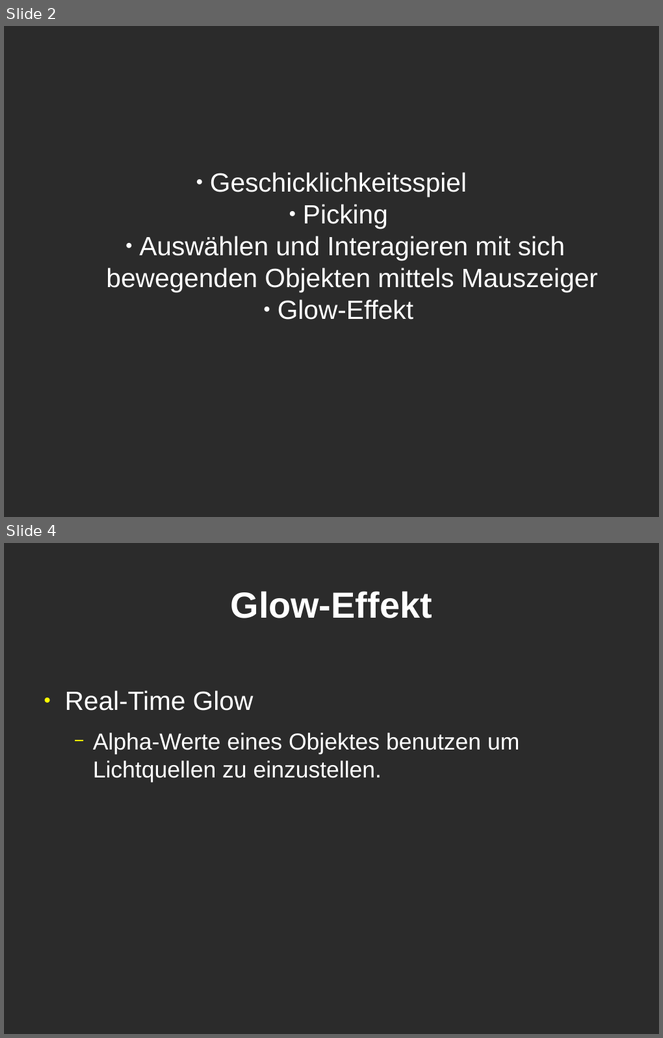
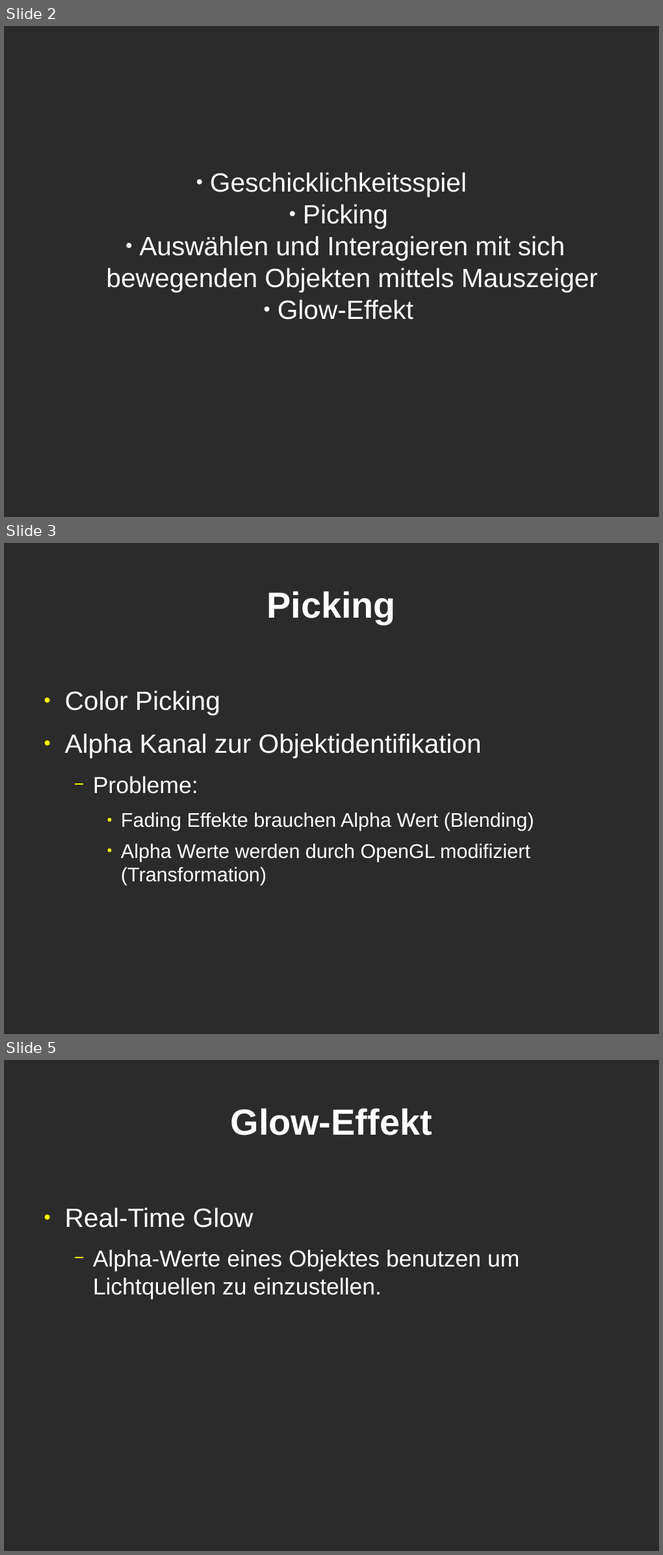
Before and after one commit to mgla/cg-projekt0910, a slide deck: präsentation/Folien.odp. Shown one above the other, each under a label of ours: slides 2 and 4 before the commit, slides 2, 3 and 5 after it; the slides between them are not shown. The pictures are 663x1038 and 663x1555 pixels, drawn with LibreOffice and Linux fonts; fonts in the diff are those of the drawing; background and template pictures are left out; a plain dark background stands for a picture behind light text. Boxes give left, top, right and bottom in pixels: in the first picture for what was removed or moved away, otherwise in the second. Text is boxed around its words. In the diff, an @@ line names an element or a change of style, - is before the commit and + after.

```diff
--- a/präsentation/Folien.odp
+++ b/präsentation/Folien.odp
@@ slide 3 added at (x1=4, y1=543, x2=659, y2=1034), background picture (left out) @@
@@ title added at (x1=267, y1=591, x2=395, y2=624), 44 pt, text #FFFFFF, bold @@
+Picking
@@ text added at (x1=65, y1=691, x2=534, y2=886), 24 pt, text #FFFFFF @@
+● Color Picking
+● Alpha Kanal zur Objektidentifikation
+  − Probleme:
+    ● Fading Effekte brauchen Alpha Wert (Blending)
+    ● Alpha Werte werden durch OpenGL modifiziert (Transformation)
@@ what was slide 4 is now slide 5 @@
```
Also in this commit, not shown: 1 other slide added, 1 slide removed.
